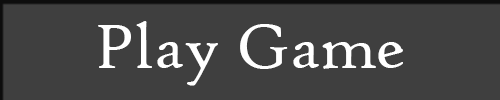
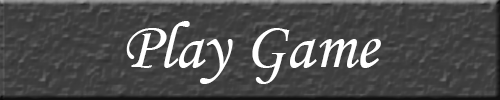
Comparing the layer stacks of the two 500 × 100 images. Changes:
painted on "Play Game" over [98, 21, 403, 86]
